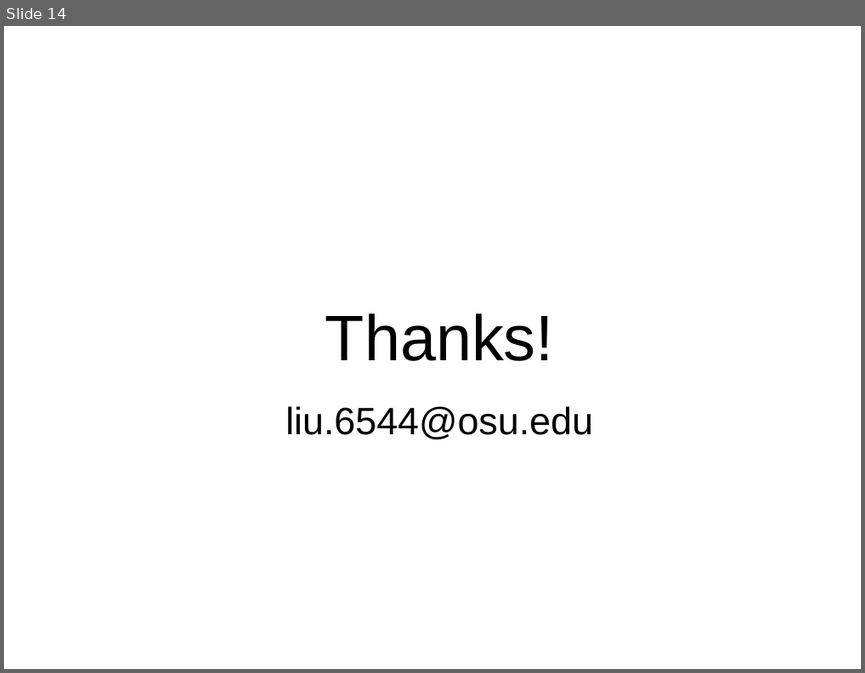
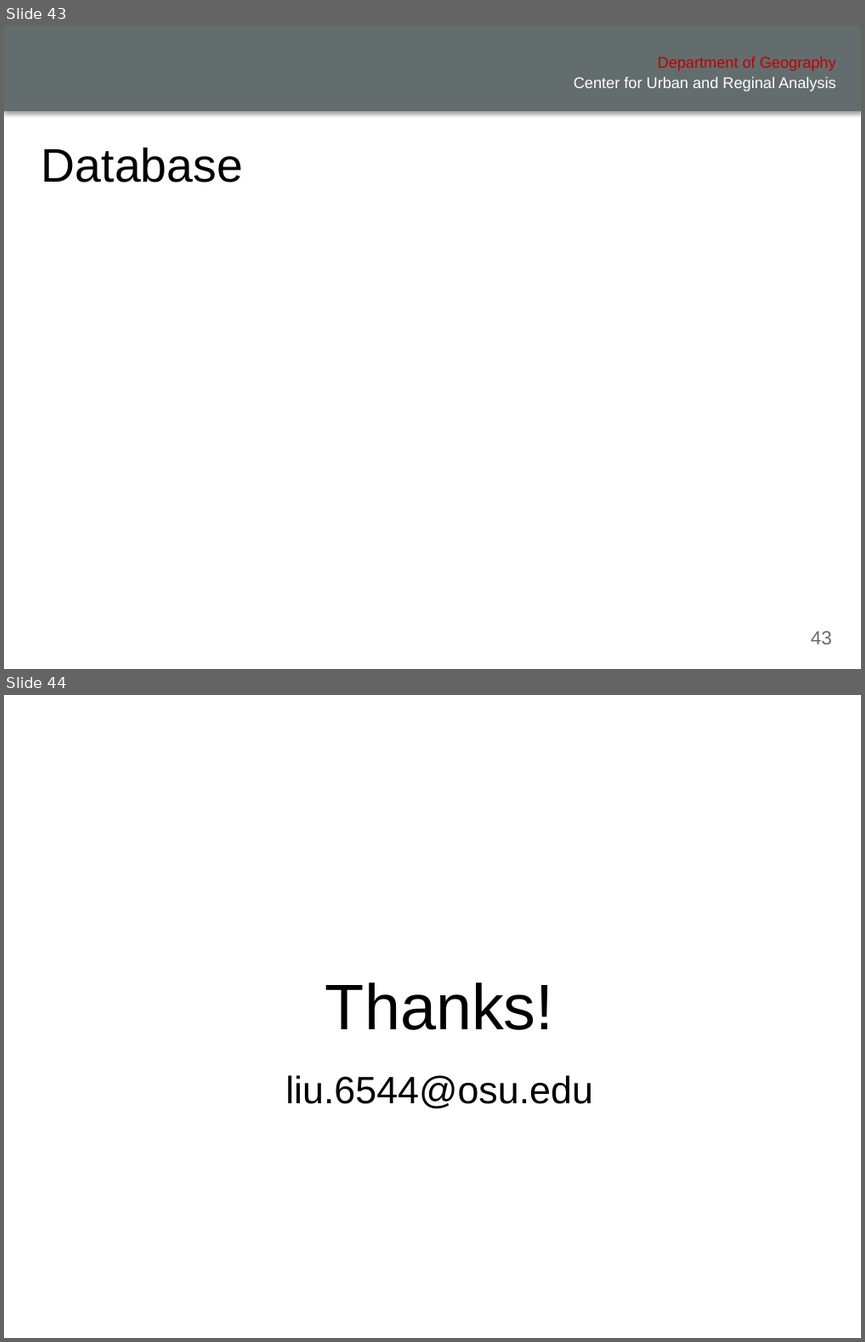
Before and after one commit to xiaohuiliugis/UCGIS-Fullstack-Geovisualization-Workshop, a slide deck: doc/presentation.pptx. Shown one above the other, each under a label of ours: slide 14 before the commit, slides 43 and 44 after it. The pictures are 865x673 and 865x1342 pixels, drawn with LibreOffice and Linux fonts; fonts in the diff are those of the drawing; background and template pictures are left out. Boxes give left, top, right and bottom in pixels: in the first picture for what was removed or moved away, otherwise in the second. Text is boxed around its words. In the diff, an @@ line names an element or a change of style, - is before the commit and + after.

```diff
--- a/doc/presentation.pptx
+++ b/doc/presentation.pptx
@@ slide 43 added at [4, 26, 861, 669], background #FFFFFF @@
@@ rectangle added at [4, 26, 861, 112], fill #636D6E @@
@@ text added at [658, 57, 836, 71], 13 pt, text #C00000 @@
+Department of Geography
@@ text added at [574, 77, 836, 91], 13 pt, text #FFFFFF @@
+Center for Urban and Reginal Analysis
@@ title added at [41, 147, 243, 182], 39.6 pt, text #000000 @@
+Database
@@ page number added at [811, 630, 832, 644], 16 pt, text #636D6E @@
+43
@@ what was slide 14 is now slide 44 @@
```
Also in this commit, not shown: 5 slides changed, 30 other slides added, 1 slide removed, 5 other files.
